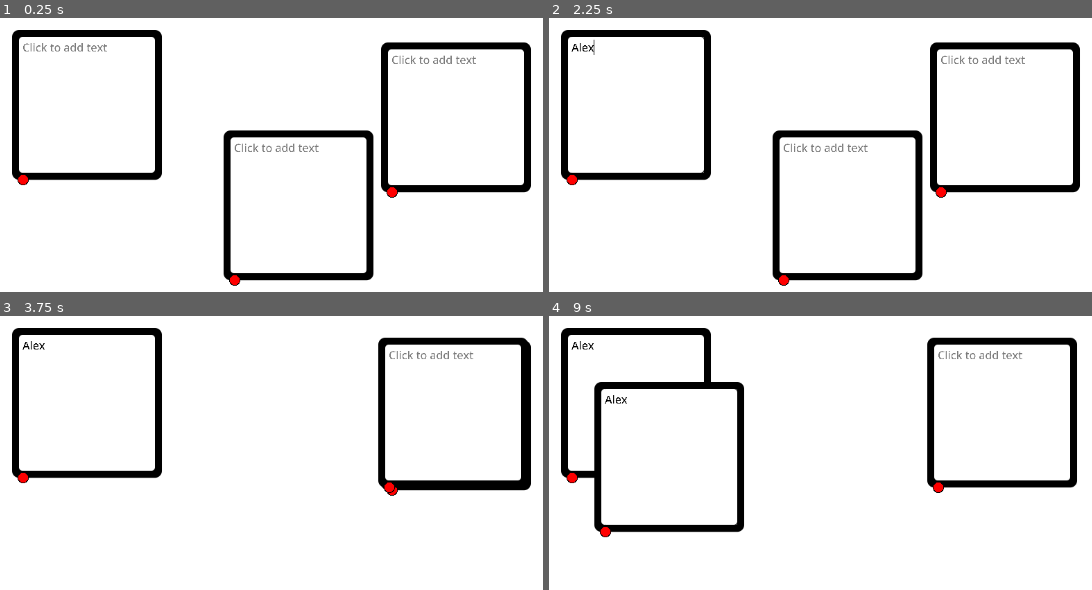
Above: before the commit, frames 1-4 (two rows, left to right).
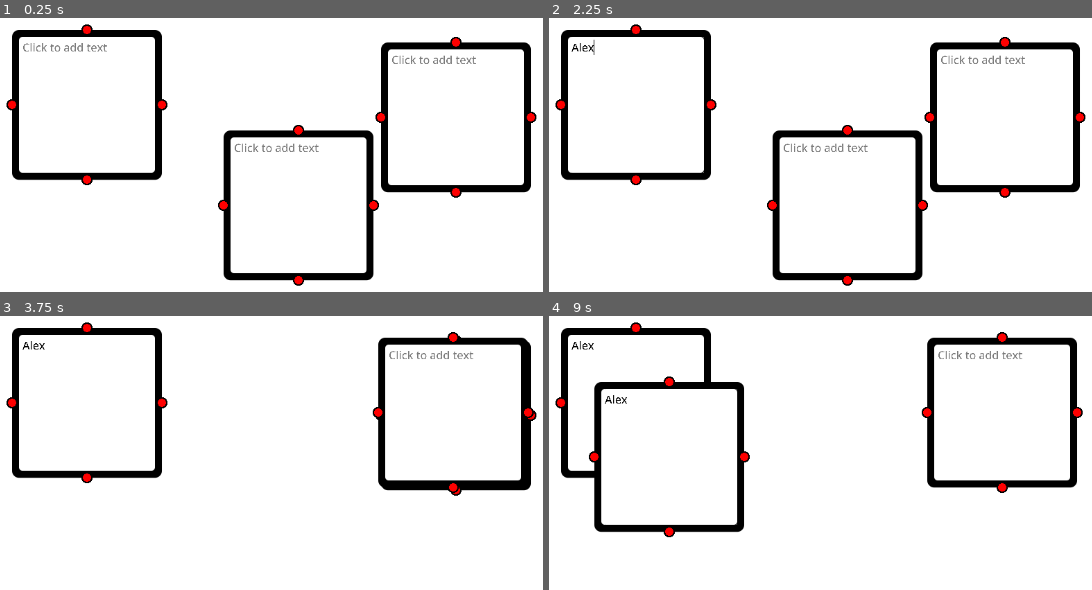
Above: after the commit, the same moments.

Repository: Shuflduf/Flow-Chart
Game: Godot game, scene res://scenes/main.tscn
Two runs of this game, one before a commit and one after it. Both use one fixed random seed, a clock stepped at 60 frames per second and the inputs below.
Inputs (mouse positions are in pixels of both pictures, inside the frame that each line leads up to):
- Up to frame 1 (0.25 s): no input
- Up to frame 2 (2.25 s): tap Enter at 0.5 s; move the mouse to (outside the picture) at 0.52 s; press the mouse at (outside the picture) at 0.53 s; tap Space at 1.25 s; move the mouse to (635, 105) at 1.27 s; release the mouse at (635, 105) at 1.28 s; click (635, 105) at 1.35 s; click (635, 105) at 2.02 s; type "Alex" at 2.1 s
- Up to frame 3 (3.75 s): tap Enter at 2.75 s; move the mouse to (298, 502) at 2.77 s; press the mouse at (298, 502) at 2.78 s; tap Space at 3.5 s; move the mouse to (456, 414) at 3.52 s; release the mouse at (456, 414) at 3.53 s; click (456, 414) at 3.6 s
- Up to frame 4 (9 s): click (1005, 414) at 4.27 s; type "Alex" at 4.35 s; tap Enter at 5 s; move the mouse to (1075, 540) at 5.02 s; press the mouse at (1075, 540) at 5.03 s; tap Space at 5.75 s; move the mouse to (597, 406) at 5.77 s; release the mouse at (597, 406) at 5.78 s; click (597, 406) at 5.85 s; move the mouse to (880, 472) at 6.52 s; press the mouse at (880, 472) at 6.53 s; move the mouse to (717, 362) at 7.27 s; release the mouse at (717, 362) at 7.28 s; click (717, 362) at 7.35 s; move the mouse to (1015, 450) at 8.02 s; press the mouse at (1015, 450) at 8.03 s; move the mouse to (679, 496) at 8.77 s; release the mouse at (679, 496) at 8.78 s; click (679, 496) at 8.85 s

The runs differ from the first frame. In frame 1, 0.9% of the frame differs, in the area x 1-99%, y 2-98%; in frame 2, 0.9%; in frame 3, 0.7%; in frame 4, 0.8%.

Commit message:
added handles

Diff:
--- a/resources/handle.tres
+++ b/resources/handle.tres
@@ -2,10 +2,10 @@
 
 [resource]
 bg_color = Color(1, 0, 0, 1)
-border_width_left = 1
-border_width_top = 1
-border_width_right = 1
-border_width_bottom = 1
+border_width_left = 2
+border_width_top = 2
+border_width_right = 2
+border_width_bottom = 2
 border_color = Color(0, 0, 0, 1)
 corner_radius_top_left = 20
 corner_radius_top_right = 20
--- a/scenes/node.tscn
+++ b/scenes/node.tscn
@@ -76,57 +76,35 @@
 mouse_filter = 2
 
 [node name="Panel" type="Panel" parent="Handles"]
-layout_mode = 1
-anchors_preset = 4
-anchor_top = 0.5
-anchor_bottom = 0.5
+layout_mode = 0
 offset_left = -8.0
-offset_top = -7.99993
+offset_top = 56.0
 offset_right = 8.0
-offset_bottom = 8.00007
-grow_vertical = 2
+offset_bottom = 72.0
 theme_override_styles/panel = ExtResource("4_rg46n")
 
 [node name="Panel2" type="Panel" parent="Handles"]
-visible = false
-layout_mode = 1
-anchors_preset = 7
-anchor_left = 0.5
-anchor_top = 1.0
-anchor_right = 0.5
-anchor_bottom = 1.0
-offset_left = -8.0
-offset_top = -7.99986
-offset_right = 8.0
-offset_bottom = 8.00015
-grow_horizontal = 2
-grow_vertical = 0
+layout_mode = 0
+offset_left = 56.0
+offset_top = 120.0
+offset_right = 72.0
+offset_bottom = 136.0
 theme_override_styles/panel = ExtResource("4_rg46n")
 
 [node name="Panel3" type="Panel" parent="Handles"]
-visible = false
-layout_mode = 1
-anchors_preset = 4
-anchor_top = 0.5
-anchor_bottom = 0.5
+layout_mode = 0
 offset_left = 120.0
-offset_top = -7.99993
+offset_top = 56.0
 offset_right = 136.0
-offset_bottom = 8.00007
-grow_vertical = 2
+offset_bottom = 72.0
 theme_override_styles/panel = ExtResource("4_rg46n")
 
 [node name="Panel4" type="Panel" parent="Handles"]
-visible = false
-layout_mode = 1
-anchors_preset = 5
-anchor_left = 0.5
-anchor_right = 0.5
-offset_left = -8.0
+layout_mode = 0
+offset_left = 56.0
 offset_top = -8.00001
-offset_right = 8.0
+offset_right = 72.0
 offset_bottom = 7.99999
-grow_horizontal = 2
 theme_override_styles/panel = ExtResource("4_rg46n")
 
 [connection signal="gui_input" from="." to="." method="_on_gui_input"]
--- a/scripts/node.gd
+++ b/scripts/node.gd
@@ -63,8 +63,7 @@
 
 func update_handles_position():
 	var handles_children = handles.get_children()
-	handles_children[0].position = Vector2(0, size.y / 2) + Vector2(handles_children[0].size.x / 2, -handles_children[0].size.x / 2)
-	print(handles_children[0].position)
-	handles_children[1].position = Vector2(size.x / 2, size.y)
-	handles_children[2].position = Vector2(size.x, size.y / 2)
-	handles_children[3].position = Vector2(size.x / 2, 0)
+	handles_children[0].position = Vector2(0, size.y / 2) - handles_children[0].size / 2
+	handles_children[1].position = Vector2(size.x / 2, size.y) - handles_children[1].size / 2
+	handles_children[2].position = Vector2(size.x, size.y / 2) - handles_children[2].size / 2
+	handles_children[3].position = Vector2(size.x / 2, 0) - handles_children[3].size / 2
